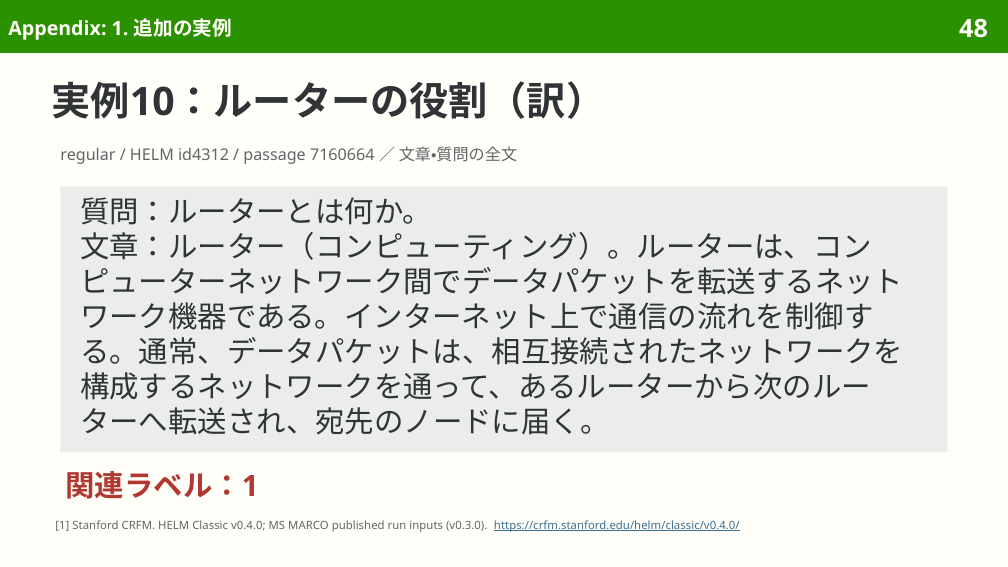
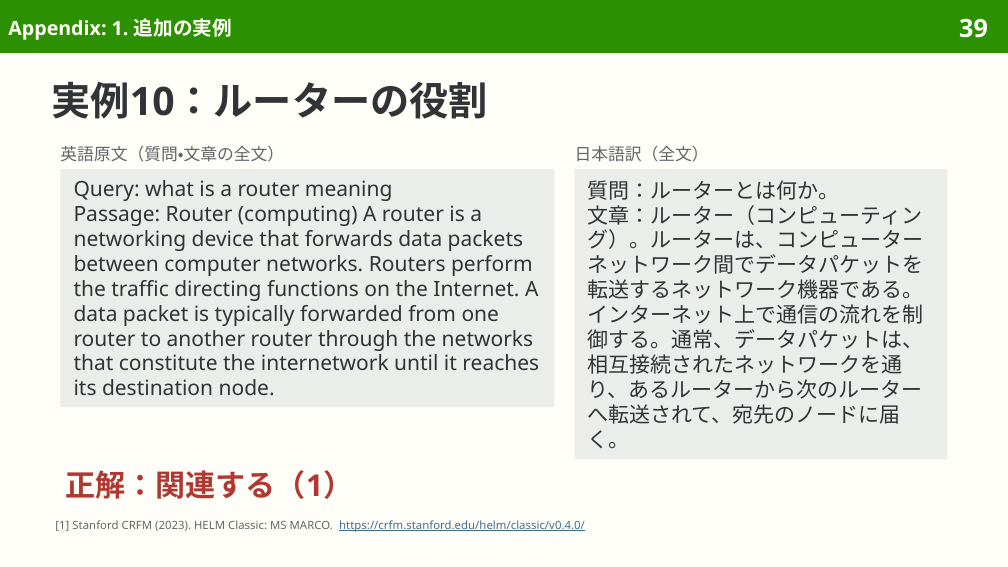
Before and after one commit to sasakiy84/datasets-in-10-minutes, a slide deck: slide 39 of slides/datasets-in-10-minutes-msmarco.pptx (slide 48 before the commit). Drawn at 1008x567 pixels with LibreOffice and Linux fonts; fonts in the diff are those of the drawing. Boxes give left, top, right and bottom in pixels: in the first picture for what was removed or moved away, otherwise in the second. Text is boxed around its words. In the diff, an @@ line names an element or a change of style, - is before the commit and + after.

Commit message:
Explain MS MARCO ranking in natural Japanese with readable complete examples

```diff
--- a/slides/datasets-in-10-minutes-msmarco.pptx
+++ b/slides/datasets-in-10-minutes-msmarco.pptx
@@ page number at box(959, 18, 988, 38): text changed @@
-48
+39
@@ title at box(52, 81, 488, 119): text changed @@
-実例10：ルーターの役割（訳）
+実例10：ルーターの役割
@@ text at box(60, 146, 284, 162): text changed; size 11.5 to 12 pt @@
-regular / HELM id4312 / passage 7160664 ／ 文章・質問の全文
+英語原文（質問・文章の全文）
@@ text added at box(575, 146, 709, 162), 12 pt, text #626669 @@
+日本語訳（全文）
@@ rectangle added at box(60, 169, 554, 407), fill #EBEDEB, 15 pt, text #303437 @@
+Query: what is a router meaning
+Passage: Router (computing) A router is a networking device that forwards data packets between computer networks. Routers perform the traffic directing functions on the Internet. A data packet is typically forwarded from one router to another router through the networks that constitute the internetwork until it reaches its destination node.
@@ rectangle "質問：ルーターとは何か。": place and size @@
-rectangle "質問：ルーターとは何か。" at box(60, 186, 948, 453)
+rectangle "質問：ルーターとは何か。" at box(575, 169, 948, 460)
@@ text in rectangle at box(588, 205, 924, 448): text changed; size 21 to 15 pt @@
-文章：ルーター（コンピューティング）。ルーターは、コンピューターネットワーク間でデータパケットを転送するネットワーク機器である。インターネット上で通信の流れを制御する。通常、データパケットは、相互接続されたネットワークを構成するネットワークを通って、あるルーターから次のルーターへ転送され、宛先のノードに届く。
+文章：ルーター（コンピューティング）。ルーターは、コンピューターネットワーク間でデータパケットを転送するネットワーク機器である。インターネット上で通信の流れを制御する。通常、データパケットは、相互接続されたネットワークを通り、あるルーターから次のルーターへ転送されて、宛先のノードに届く。
@@ text in rectangle at box(588, 180, 840, 200): size 21 to 15 pt in "質問：ルーターとは何か。"; line spacing 25pt to 17.8pt @@
@@ text at box(65, 470, 353, 499): text changed; size 21 to 21.5 pt @@
-関連ラベル：1
+正解：関連する（1）
@@ text at box(55, 520, 585, 532): text changed; text colour #626669 to #3F6F8F @@
-[1] Stanford CRFM. HELM Classic v0.4.0; MS MARCO published run inputs (v0.3.0). https://crfm.stanford.edu/helm/classic/v0.4.0/
+[1] Stanford CRFM (2023). HELM Classic: MS MARCO. https://crfm.stanford.edu/helm/classic/v0.4.0/
```
Also in this commit, not shown: 34 other slides changed, 3 slides added, 15 slides removed, 40 other files.
